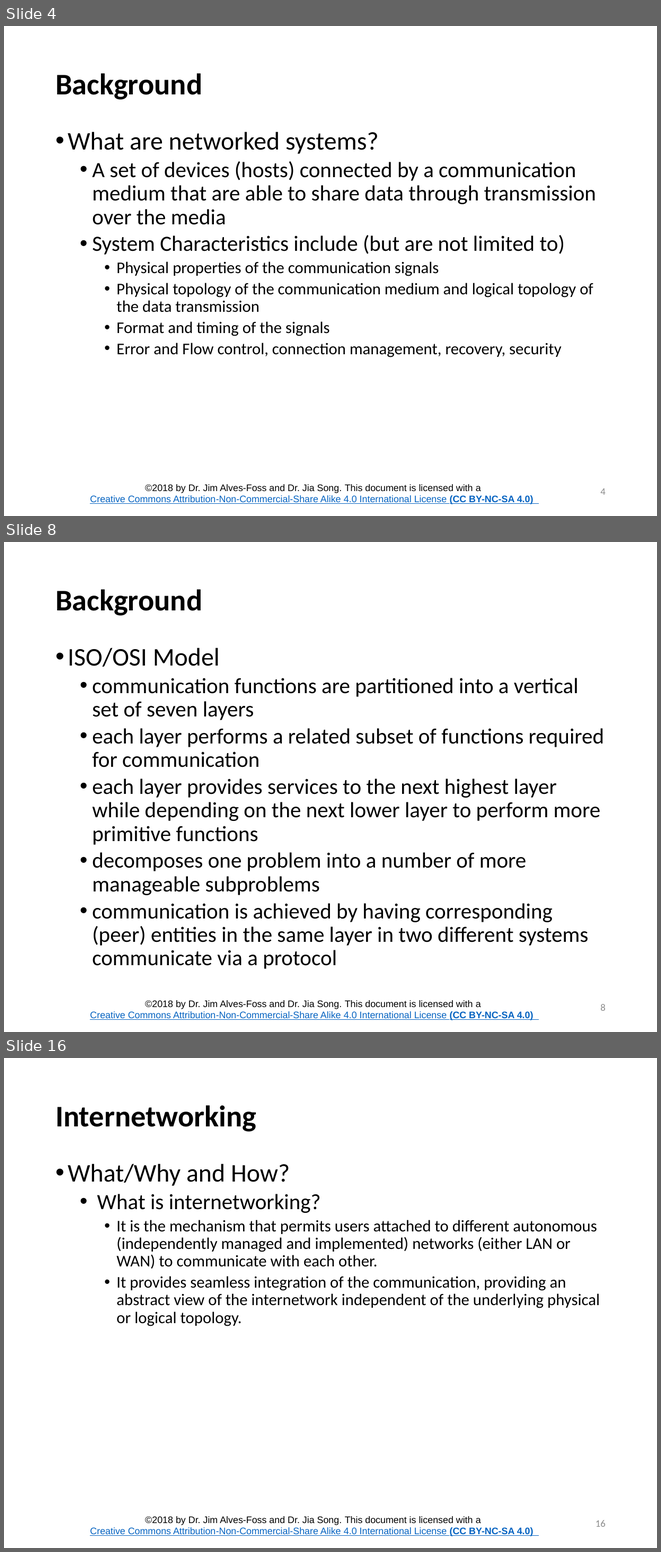
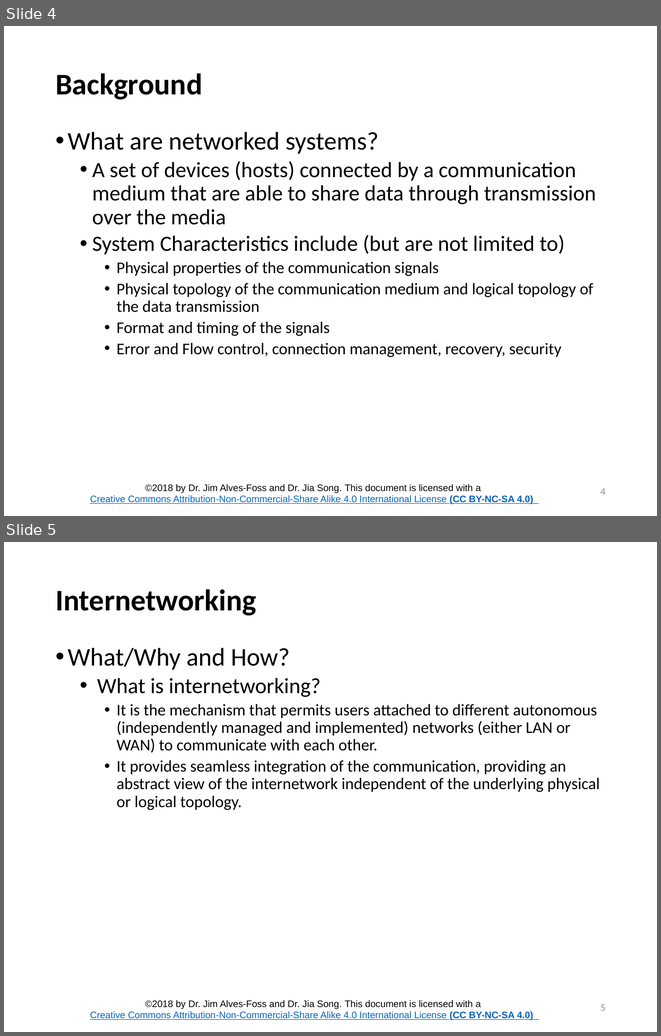
Before and after one commit to CenterForSecureAndDependableSystems/Teaching-Materials, a slide deck: Network-Security/Module_1 Internetworking/Lesson_2_Internetworking.pptx. Shown one above the other, each under a label of ours: slides 4, 8 and 16 before the commit, slides 4 and 5 after it; the slides between them are not shown. The pictures are 661x1552 and 661x1036 pixels, drawn with LibreOffice and Linux fonts; fonts in the diff are those of the drawing; background and template pictures are left out. Boxes give left, top, right and bottom in pixels: in the first picture for what was removed or moved away, otherwise in the second. Text is boxed around its words. In the diff, an @@ line names an element or a change of style, - is before the commit and + after.

```diff
--- a/Network-Security/Module_1 Internetworking/Lesson_2_Internetworking.pptx
+++ b/Network-Security/Module_1 Internetworking/Lesson_2_Internetworking.pptx
@@ slide 8 removed at (x1=4, y1=542, x2=657, y2=1032), background #FFFFFF; not listed: 1 template element that a slide beside it also shows @@
@@ title removed at (x1=55, y1=589, x2=202, y2=616) @@
-Background
@@ text removed at (x1=68, y1=647, x2=604, y2=969) @@
-• ISO/OSI Model
-  • communication functions are partitioned into a vertical set of seven layers
-  • each layer performs a related subset of functions required for communication
-  • each layer provides services to the next highest layer while depending on the next lower layer to perform more primitive functions
-  • decomposes one problem into a number of more manageable subproblems
-  • communication is achieved by having corresponding (peer) entities in the same layer in two different systems communicate via a protocol
@@ page number removed at (x1=600, y1=1004, x2=606, y2=1011) @@
-8
@@ what was slide 16 is now slide 5 @@
@@ page number at (x1=600, y1=1004, x2=606, y2=1011): text changed @@
-16
+5
```
Also in this commit, not shown: 1 slide added, 11 other slides removed, 55 other files.
